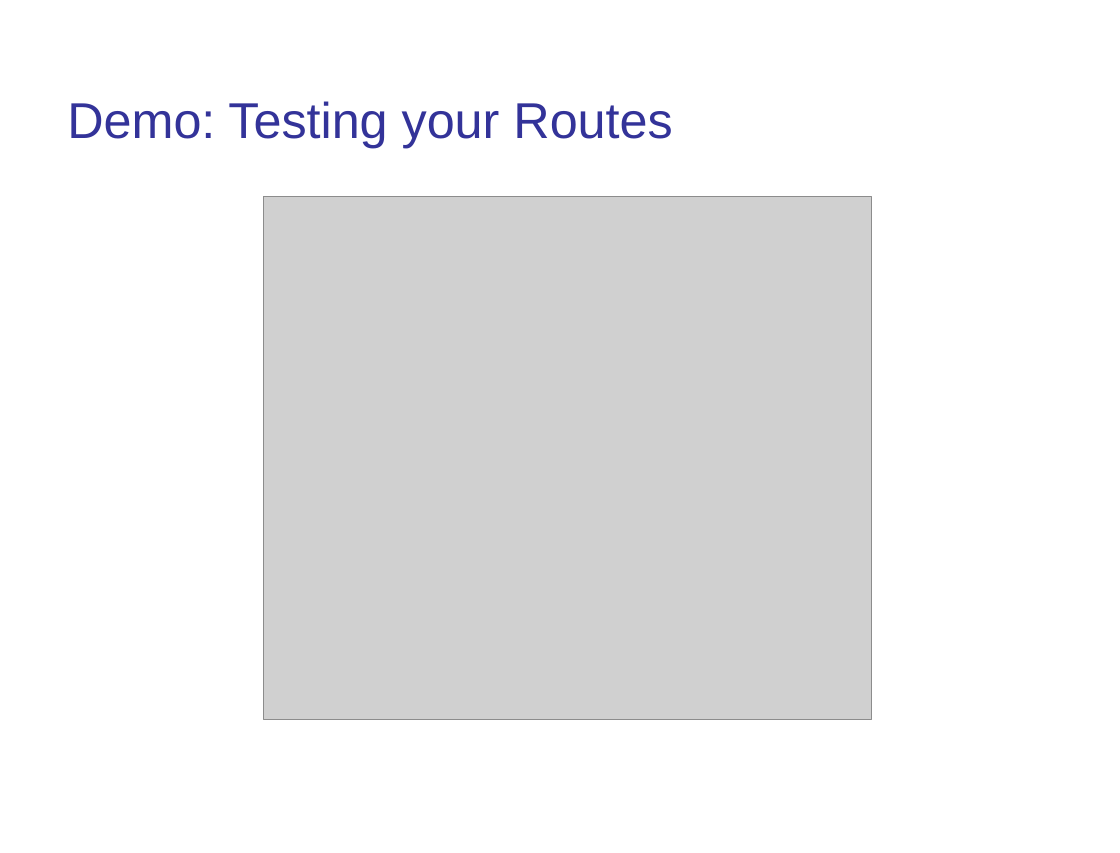
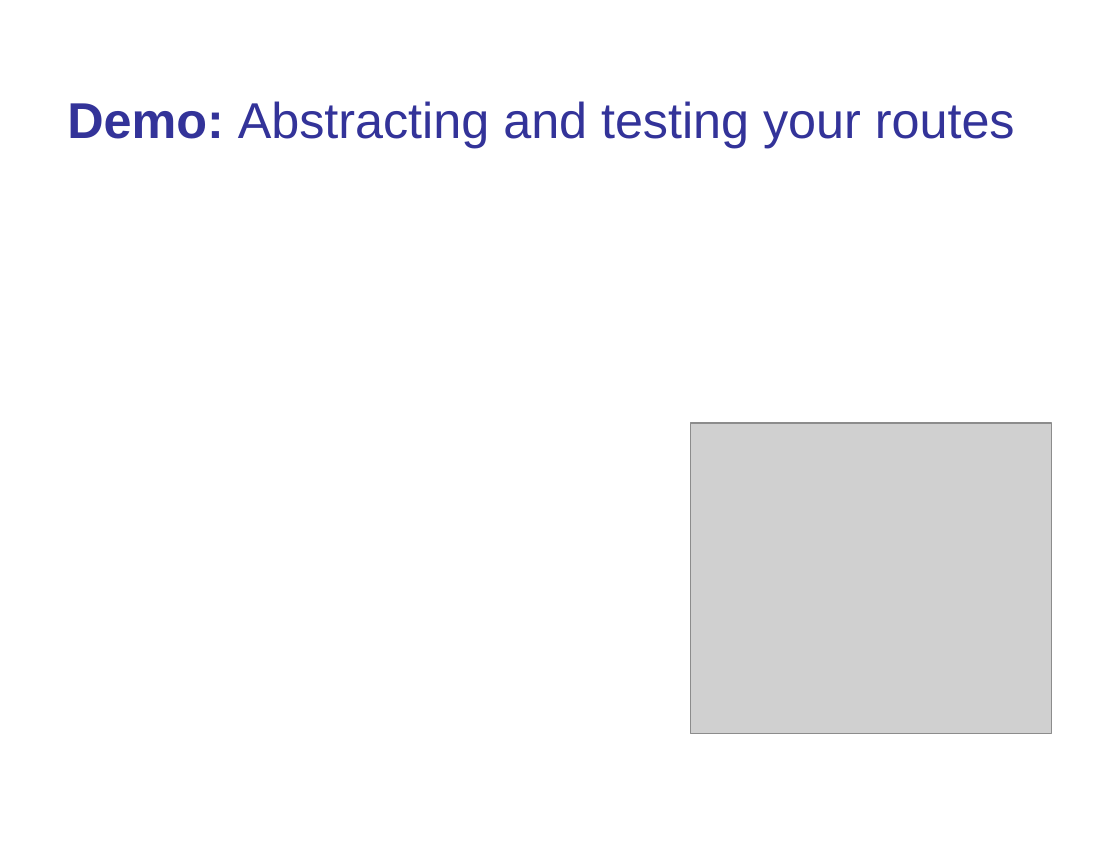
Before and after one commit to kburnell/TestDrivingASP.NETMVC, a slide deck: slide 21 of TestDrivingASP.NETMVC_Short.pptx (slide 22 before the commit). Drawn at 1120x853 pixels with LibreOffice and Linux fonts; fonts in the diff are those of the drawing; grey boxes stand for pictures; background and template pictures are left out. Boxes give left, top, right and bottom in pixels: in the first picture for what was removed or moved away, otherwise in the second. Text is boxed around its words. In the diff, an @@ line names an element or a change of style, - is before the commit and + after.

```diff
--- a/TestDrivingASP.NETMVC_Short.pptx
+++ b/TestDrivingASP.NETMVC_Short.pptx
@@ text at (x1=67, y1=101, x2=1015, y2=148): text changed @@
-Demo: Testing your Routes
+Demo: Abstracting and testing your routes
@@ picture resized from (x1=263, y1=196, x2=871, y2=719) to (x1=691, y1=423, x2=1052, y2=734) @@
```
Also in this commit, not shown: 16 other slides changed, 4 slides added, 8 slides removed, 6 other files.
